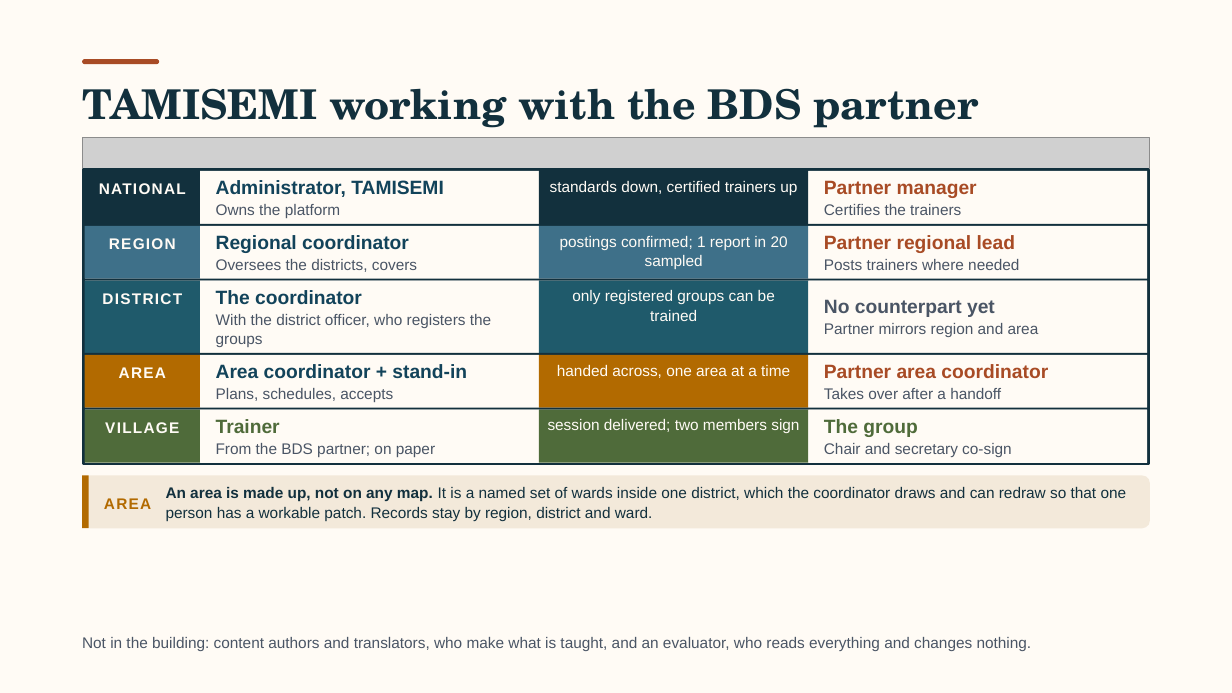
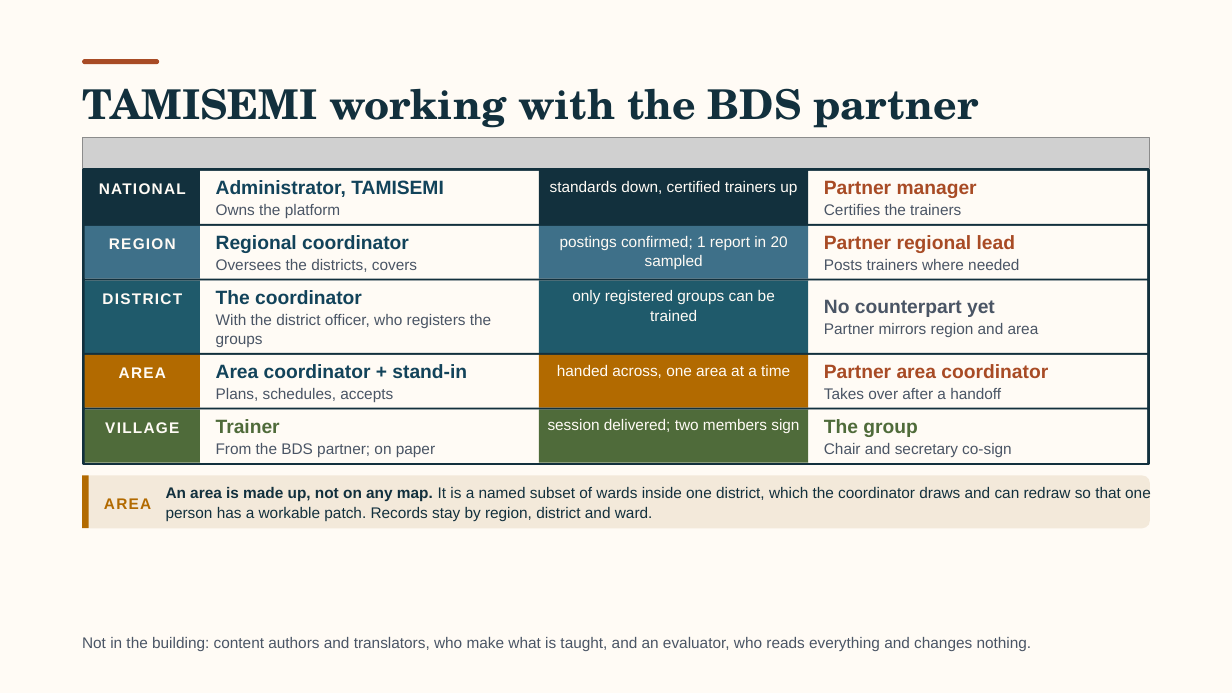
Before and after one commit to andvraman/cmg-cap, a slide deck: slide 4 of CMG-Training-system-introduction.pptx. Drawn at 1232x693 pixels with LibreOffice and Linux fonts; fonts in the diff are those of the drawing; grey boxes stand for pictures. Boxes give left, top, right and bottom in pixels: in the first picture for what was removed or moved away, otherwise in the second. Text is boxed around its words. In the diff, an @@ line names an element or a change of style, - is before the commit and + after.

```diff
--- a/CMG-Training-system-introduction.pptx
+++ b/CMG-Training-system-introduction.pptx
@@ text at bbox=[166, 487, 1151, 521]: text changed @@
-An area is made up, not on any map. It is a named set of wards inside one district, which the coordinator draws and can redraw so that one person has a workable patch. Records stay by region, district and ward.
+An area is made up, not on any map. It is a named subset of wards inside one district, which the coordinator draws and can redraw so that one person has a workable patch. Records stay by region, district and ward.
```
Also in this commit, not shown: 3 other slides changed, 1 other file.
